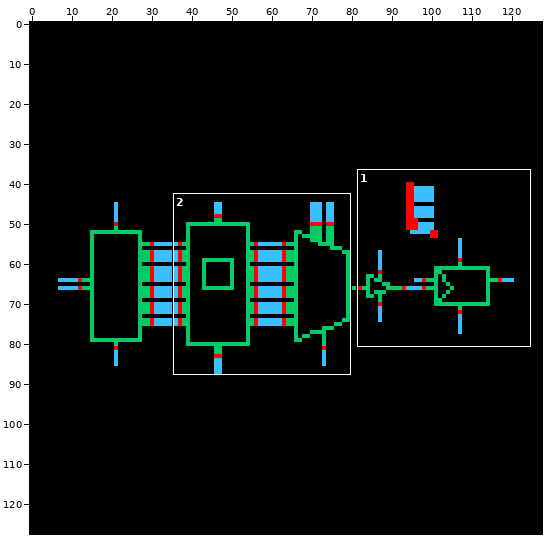
A sprite sheet gets an edit: CLB/schematic/thumbnail_128x128.png. Above, an overview of the earlier version with the close-up marked.
Close-up. Before the commit:
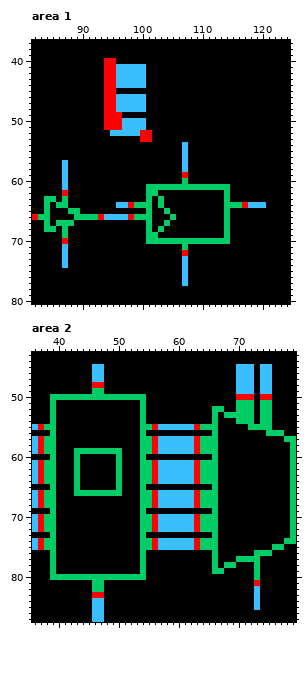
The file is 128x128 pixels. Shown: area 1: x 82..124, y 37..80; area 2: x 36..79, y 43..87. The commit also changed other parts of the picture, which this record leaves out.
After the commit:
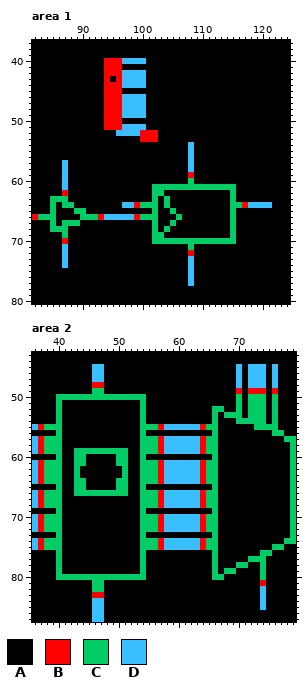
Palette (. is transparent): A #000000  B #ff0000  C #00cc66  D #39bfff
Edits made:
Changed rows in their new state; - is an unchanged pixel.
Area 1:
first column x 84:
40 ------------BDDDD---------------------
41 ------------BAAAA---------------------
42 ------------B-------------------------
43 -----------AB-------------------------
44 ------------B-------------------------
45 ------------B-------------------------
46 ------------B-------------------------
47 ------------B-------------------------
48 ------------B-------------------------
49 -------------DDDD---------------------
50 -------------AAAA---------------------
52 -----------A------B-------------------
53 ------------------B-------------------
54 -----------------------AD-------------
55 -----------------------AD-------------
56 -----------------------AD-------------
57 -----------------------AD-------------
58 -----------------------AD-------------
59 -----------------------AB-------------
60 -----------------------AC-------------
61 -----------------A-------------C------
62 -----------------A-C----------AC------
63 A-C--------------ACAC---------AC------
64 ACA-C-------A-DB--CAC---------A------D
65 AC--A-C----------AC-AC--------AC------
66 -C---A--------DB--C--AC-------AC------
67 ACA--C-----------AC-AC--------AC------
68 A-C--------------ACAC---------AC------
69 -----------------A-C----------AC------
70 -----------------A-------------C------
71 -----------------------AC-------------
72 -----------------------AB-------------
73 -----------------------AD-------------
74 -----------------------AD-------------
75 -----------------------AD-------------
76 -----------------------AD-------------
77 -----------------------AD-------------
Area 2:
first column x 39:
45 --------------------------------A-D-AD
46 --------------------------------A-D-AD
47 --------------------------------A-D-AD
48 --------------------------------A-D-AD
49 -------------------------------BABBBAB
50 A------------------------------CACCCAC
51 AC------------------------------A-C-AC
52 AC------------------------------A-C-AC
53 AC------------------------------A-C-AC
54 AC--------------------------------C-AC
55 -C---------------CB-----DB-------A---C
56 AC----------------------------------A-
57 -C---------------CB-----DB------------
58 -C---------------CB-----DB------------
59 -C----------C----CB-----DB------------
60 AC---C------C-------------------------
61 -C---C------C----CB-----DB------------
62 -C---------AC----CB-----DB------------
63 -C---------AC----CB-----DB------------
64 -C---C------C----CB-----DB------------
65 AC---C------C-------------------------
66 -C----------C----CB-----DB------------
67 -C---------------CB-----DB------------
68 -C---------------CB-----DB------------
69 AC------------------------------------
70 -C---------------CB-----DB------------
71 -C---------------CB-----DB------------
72 -C---------------CB-----DB------------
73 AC------------------------------------
74 -C---------------CB-----DB------------
75 -C---------------CB-----DB------------
76 AC--------------------------------A---
77 AC-----------------------------AA--C--
78 AC---------------------------AACC-AC--
79 AC--------------------------ACC---AC--
80 A--------------------------CC-----AC--
81 ----------------------------------AB--
82 ----------------------------------AD--
83 ----------------------------------AD--
84 ----------------------------------AD--
85 ----------------------------------AD--
